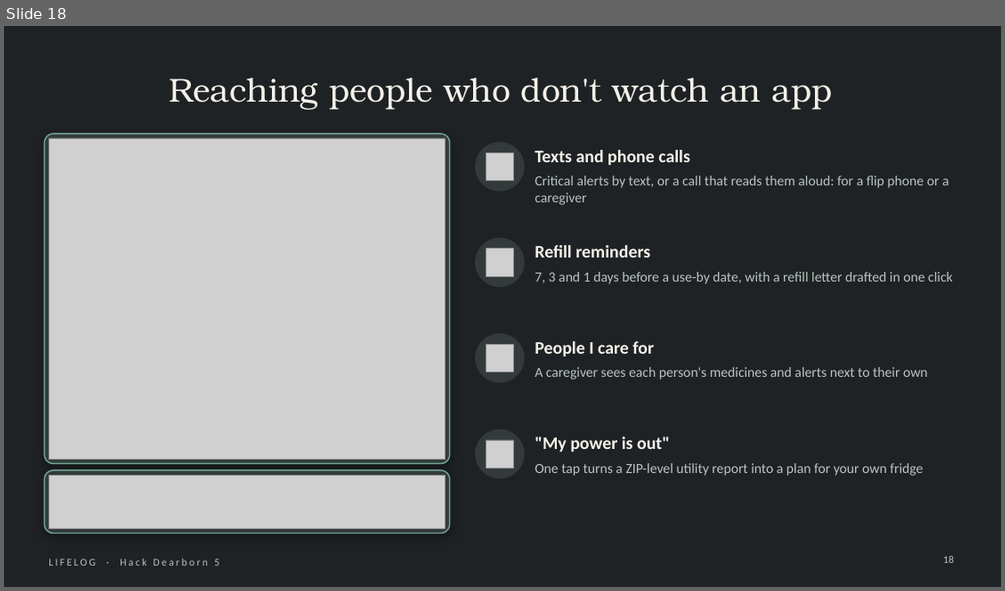
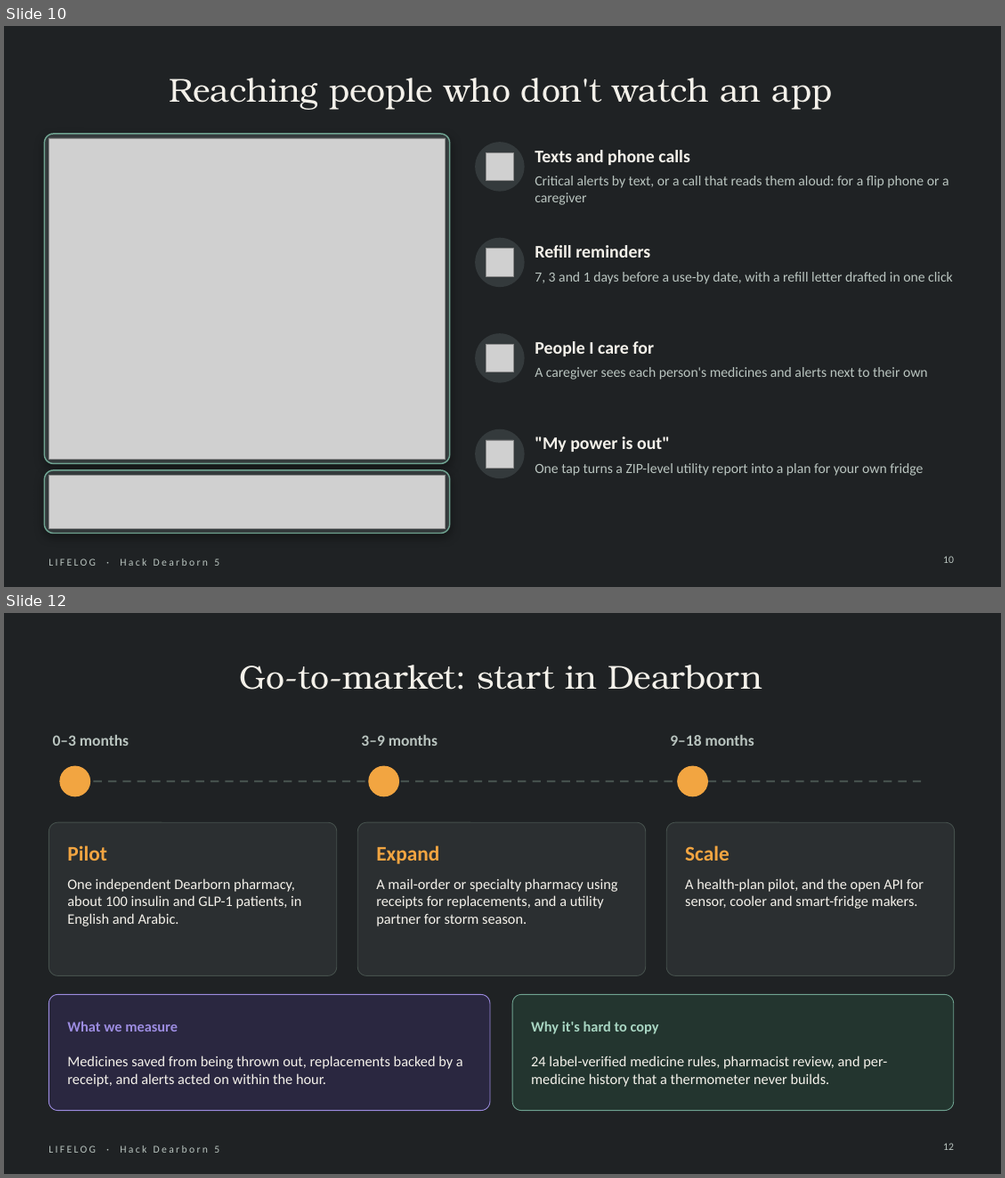
Before and after one commit to Manognya86/HackDearborn5, a slide deck: presentation/LIFELOG_HackDearborn5.pptx. Shown one above the other, each under a label of ours: slide 18 before the commit, slides 10 and 12 after it; the slides between them are not shown. The pictures are 1005x591 and 1005x1178 pixels, drawn with LibreOffice and Linux fonts; fonts in the diff are those of the drawing; grey boxes stand for pictures. Boxes give left, top, right and bottom in pixels: in the first picture for what was removed or moved away, otherwise in the second. Text is boxed around its words. In the diff, an @@ line names an element or a change of style, - is before the commit and + after.

```diff
--- a/presentation/LIFELOG_HackDearborn5.pptx
+++ b/presentation/LIFELOG_HackDearborn5.pptx
@@ slide 12 added at [4, 613, 1001, 1174], background #1F2224; not listed: 1 template element that a slide beside it also shows @@
@@ title added at [240, 665, 762, 690], 32 pt, text #F4F1EA @@
+Go-to-market: start in Dearborn
@@ text added at [53, 734, 129, 746], 15 pt, text #B9C4BF, bold @@
+0–3 months
@@ text added at [361, 734, 437, 746], 15 pt, text #B9C4BF, bold @@
+3–9 months
@@ text added at [670, 734, 754, 746], 15 pt, text #B9C4BF, bold @@
+9–18 months
@@ ellipse added at [60, 766, 90, 796], fill #F2A541, outline #F2A541 1 pt @@
@@ ellipse added at [369, 766, 399, 796], fill #F2A541, outline #F2A541 1 pt @@
@@ ellipse added at [678, 766, 708, 796], fill #F2A541, outline #F2A541 1 pt @@
@@ line added from (79, 781) to (923, 781), #45504C 2 pt dashed @@
@@ rounded rectangle added at [48, 822, 337, 976], fill #2B2F31, outline #45504C 0.75 pt @@
@@ rounded rectangle added at [357, 822, 646, 976], fill #2B2F31, outline #45504C 0.75 pt @@
@@ rounded rectangle added at [666, 822, 955, 976], fill #2B2F31, outline #45504C 0.75 pt @@
@@ text added at [67, 845, 107, 860], 20 pt, text #F2A541, bold @@
+Pilot
@@ text added at [376, 845, 439, 864], 20 pt, text #F2A541, bold @@
+Expand
@@ text added at [685, 845, 729, 860], 20 pt, text #F2A541, bold @@
+Scale
@@ text added at [67, 878, 301, 926], 14 pt, text #F4F1EA @@
+One independent Dearborn pharmacy, about 100 insulin and GLP-1 patients, in English and Arabic.
@@ text added at [376, 878, 618, 926], 14 pt, text #F4F1EA @@
+A mail-order or specialty pharmacy using receipts for replacements, and a utility partner for storm season.
@@ text added at [685, 878, 923, 908], 14 pt, text #F4F1EA @@
+A health-plan pilot, and the open API for sensor, cooler and smart-fridge makers.
@@ rounded rectangle added at [48, 995, 490, 1111], fill #2A2740, outline #9C8CE0 0.75 pt @@
@@ rounded rectangle added at [512, 995, 954, 1111], fill #23352F, outline #6FA391 0.75 pt @@
@@ text added at [67, 1021, 463, 1086], 14 pt, text #F4F1EA @@
+What we measure
+Medicines saved from being thrown out, replacements backed by a receipt, and alerts acted on within the hour.
@@ text added at [531, 1021, 887, 1086], 14 pt, text #F4F1EA @@
+Why it's hard to copy
+24 label-verified medicine rules, pharmacist review, and per-medicine history that a thermometer never builds.
@@ page number added at [943, 1143, 954, 1150], 10 pt, text #B9C4BF @@
+12
@@ what was slide 18 is now slide 10 @@
```
Also in this commit, not shown: 1 slide changed, 3 other slides added.
